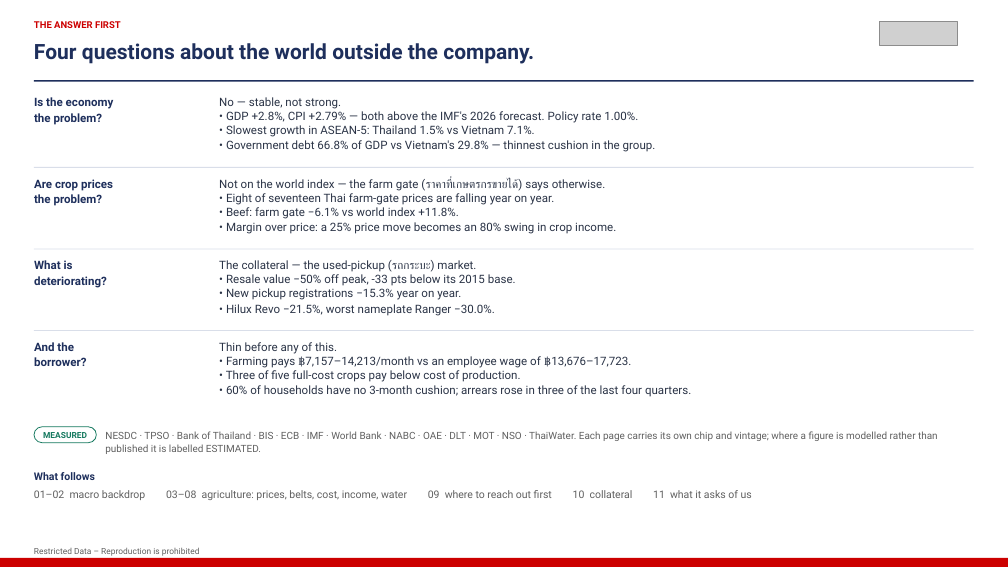
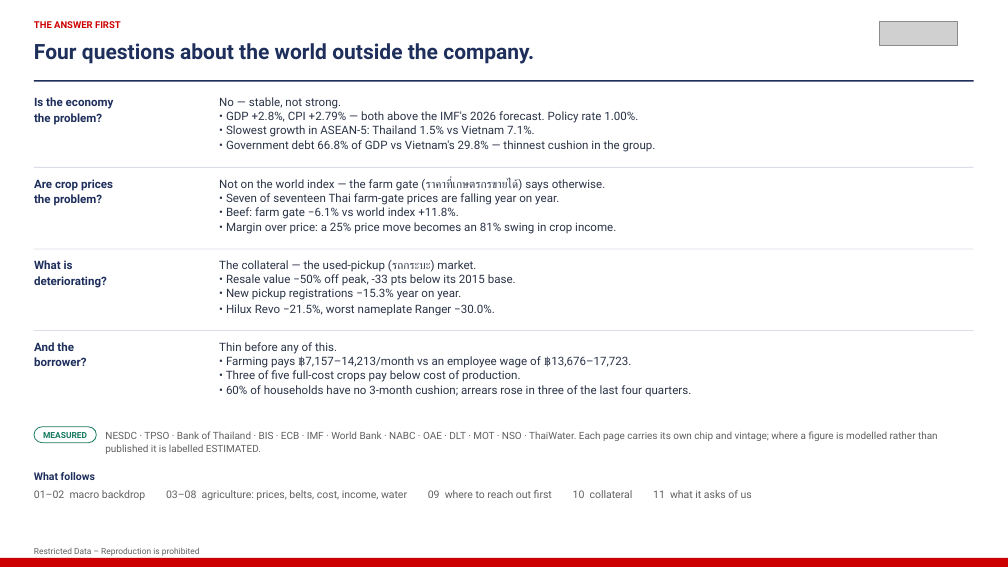
Before and after one commit to kaustavb2101/competitive-intel, a slide deck: slide 2 of docs/decks/mcom-2026-08-05-macro.pptx. Drawn at 1008x567 pixels with LibreOffice and Linux fonts; fonts in the diff are those of the drawing; grey boxes stand for pictures. Boxes give left, top, right and bottom in pixels: in the first picture for what was removed or moved away, otherwise in the second. Text is boxed around its words. In the diff, an @@ line names an element or a change of style, - is before the commit and + after.

```diff
--- a/docs/decks/mcom-2026-08-05-macro.pptx
+++ b/docs/decks/mcom-2026-08-05-macro.pptx
@@ text at (x1=219, y1=177, x2=616, y2=234): text changed @@
-Not on the world index — the farm gate (ราคาที่เกษตรกรขายได้) says otherwise.
-• Eight of seventeen Thai farm-gate prices are falling year on year.
-• Beef: farm gate −6.1% vs world index +11.8%.
-• Margin over price: a 25% price move becomes an 80% swing in crop income.
+Not on the world index — the farm gate (ราคาที่เกษตรกรขายได้) says otherwise.
+• Seven of seventeen Thai farm-gate prices are falling year on year.
+• Beef: farm gate −6.1% vs world index +11.8%.
+• Margin over price: a 25% price move becomes an 81% swing in crop income.
```
Also in this commit, not shown: 6 other slides changed, 5 other files.
